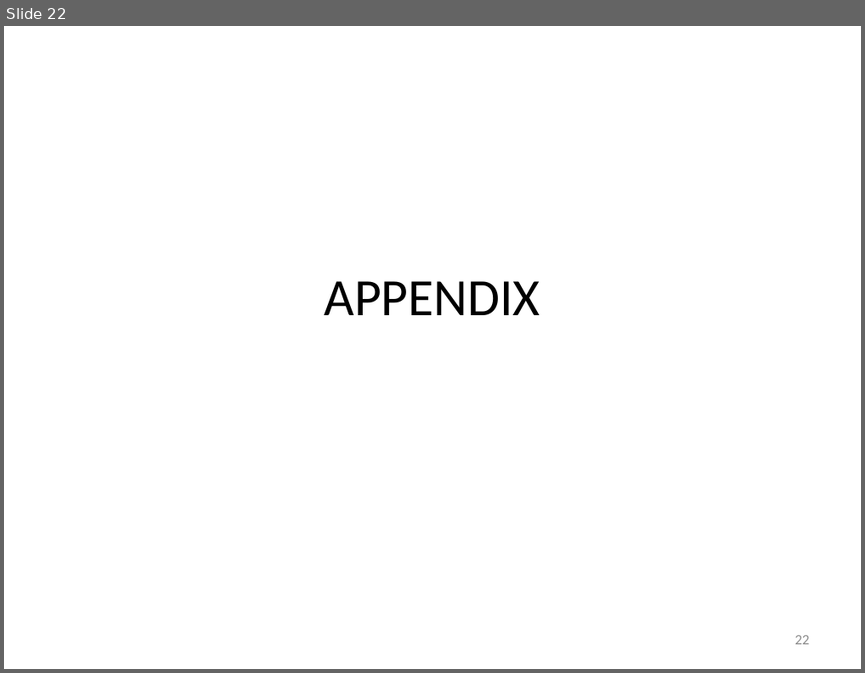
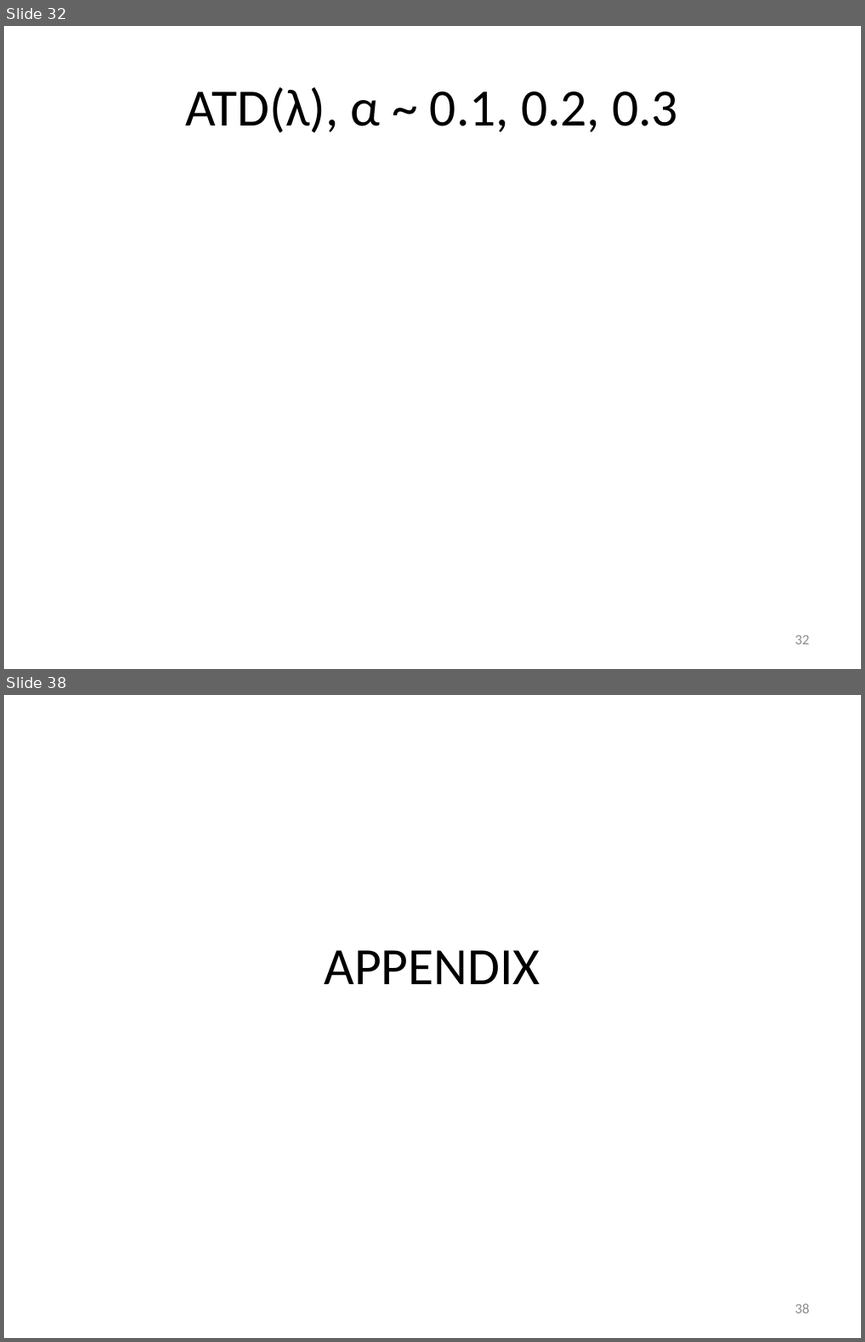
Before and after one commit to mastropi/RL, a slide deck: RL-001-MemoryManagement/results/202005May20-TestsTDLambda&AdaptiveTDLambda-1DGridworld.pptx. Shown one above the other, each under a label of ours: slide 22 before the commit, slides 32 and 38 after it; the slides between them are not shown. The pictures are 865x673 and 865x1342 pixels, drawn with LibreOffice and Linux fonts; fonts in the diff are those of the drawing. Boxes give left, top, right and bottom in pixels: in the first picture for what was removed or moved away, otherwise in the second. Text is boxed around its words. In the diff, an @@ line names an element or a change of style, - is before the commit and + after.

```diff
--- a/RL-001-MemoryManagement/results/202005May20-TestsTDLambda&AdaptiveTDLambda-1DGridworld.pptx
+++ b/RL-001-MemoryManagement/results/202005May20-TestsTDLambda&AdaptiveTDLambda-1DGridworld.pptx
@@ slide 32 added at <box>4,26,861,669</box>, background #FFFFFF @@
@@ title added at <box>186,87,678,133</box>, 44 pt, text #000000 @@
+ATD(λ), α ~ 0.1, 0.2, 0.3
@@ page number added at <box>794,635,809,644</box>, 12 pt, text #8C8C8C @@
+32
@@ what was slide 22 is now slide 38 @@
@@ page number at <box>794,1303,809,1313</box>: text changed @@
-22
+38
```
Also in this commit, not shown: 3 slides changed, 15 other slides added, 4 other files.
